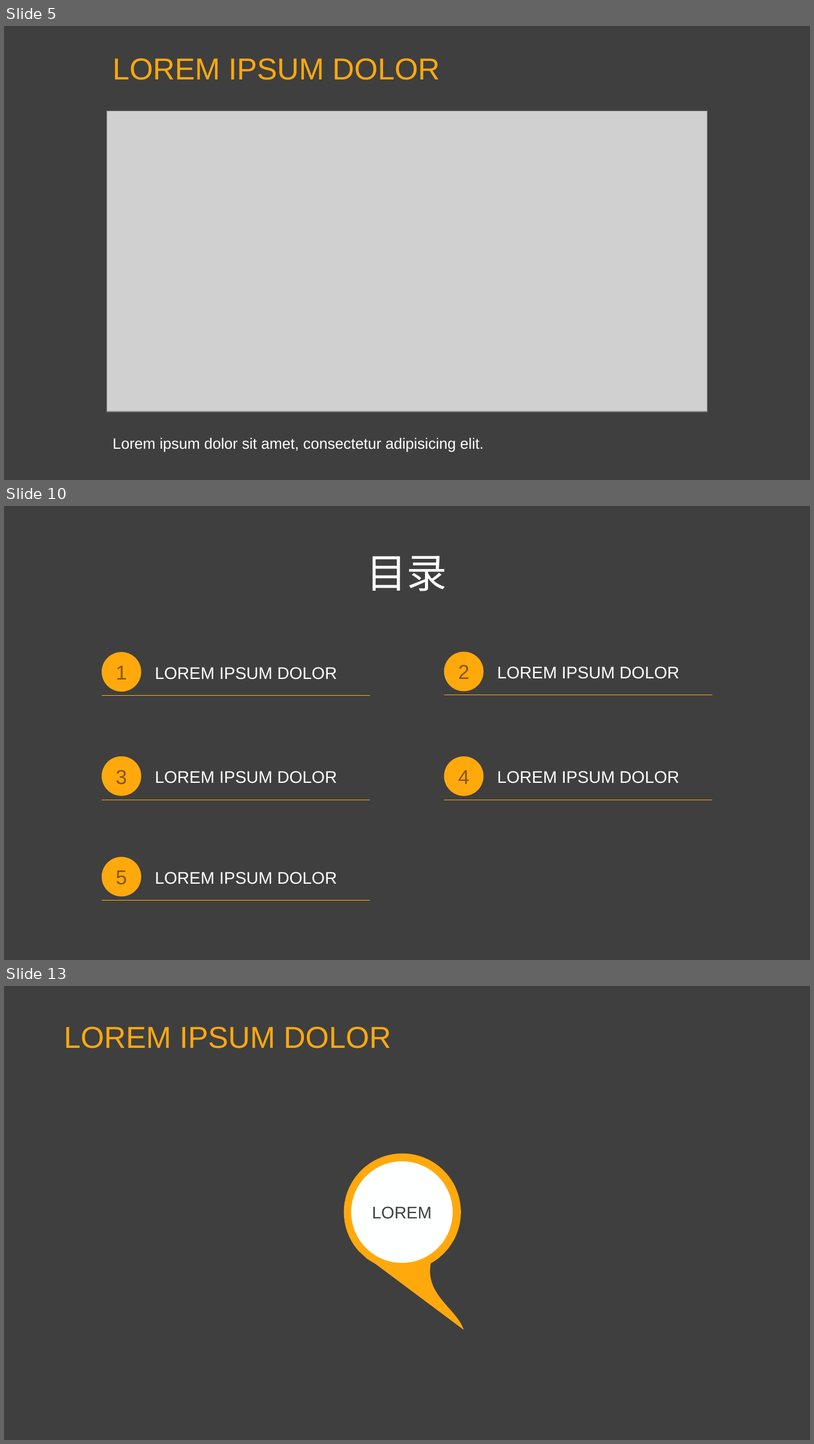
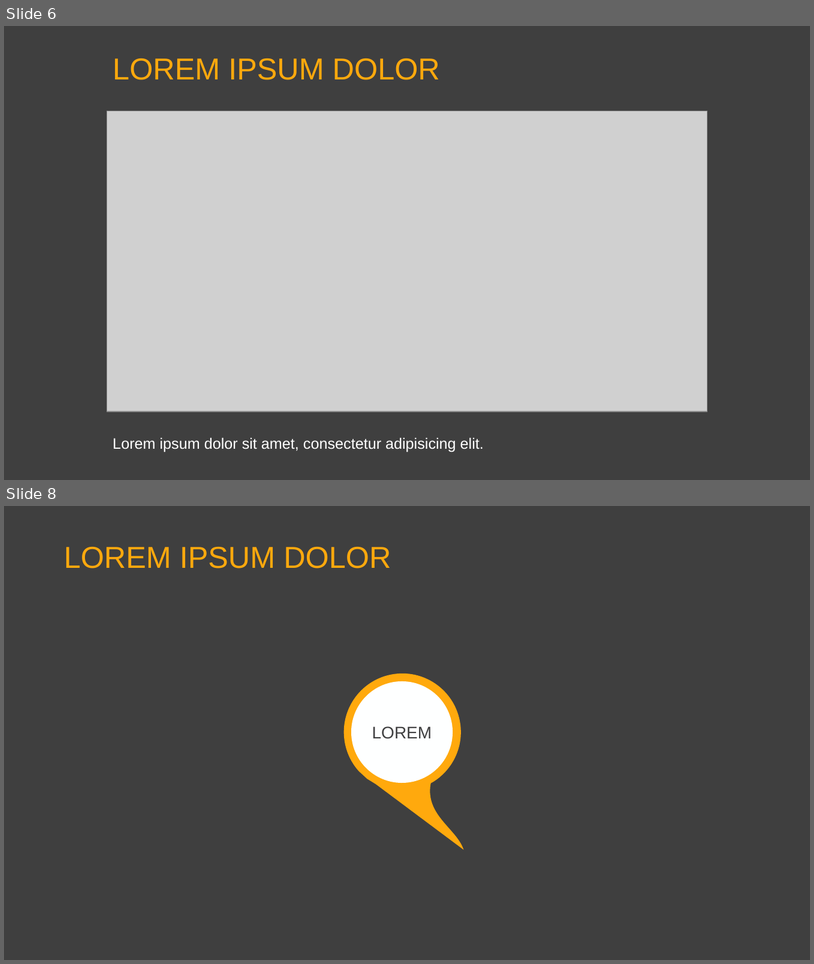
Before and after one commit to bigDataMLProject/Shrimp_hust, a slide deck: Shrimp_hust.pptx. Shown one above the other, each under a label of ours: slides 5, 10 and 13 before the commit, slides 6 and 8 after it; the slides between them are not shown. The pictures are 814x1444 and 814x964 pixels, drawn with LibreOffice and Linux fonts; fonts in the diff are those of the drawing; grey boxes stand for pictures; background and template pictures are left out. Boxes give left, top, right and bottom in pixels: in the first picture for what was removed or moved away, otherwise in the second. Text is boxed around its words. In the diff, an @@ line names an element or a change of style, - is before the commit and + after.

```diff
--- a/Shrimp_hust.pptx
+++ b/Shrimp_hust.pptx
@@ slide 10 removed at (4,506,810,960), background picture (left out) @@
@@ text removed at (367,556,447,591) @@
-目录
@@ ellipse removed at (102,652,141,691) @@
-1
@@ text removed at (155,667,338,679) @@
-LOREM IPSUM DOLOR
@@ ellipse removed at (444,652,484,691) @@
-2
@@ text removed at (497,666,680,679) @@
-LOREM IPSUM DOLOR
@@ line removed from (102, 696) to (370, 696) @@
@@ line removed from (444, 695) to (713, 695) @@
@@ ellipse removed at (102,756,141,795) @@
-3
@@ ellipse removed at (444,756,484,796) @@
-4
@@ text removed at (155,771,338,783) @@
-LOREM IPSUM DOLOR
@@ text removed at (497,771,680,783) @@
-LOREM IPSUM DOLOR
@@ line removed from (102, 799) to (370, 799) @@
@@ line removed from (444, 799) to (713, 799) @@
@@ ellipse removed at (102,857,141,896) @@
-5
@@ text removed at (155,871,338,884) @@
-LOREM IPSUM DOLOR
@@ line removed from (102, 900) to (370, 900) @@
@@ what was slide 5 is now slide 6 @@
@@ what was slide 13 is now slide 8 @@
```
Also in this commit, not shown: 2 slides added, 6 other slides removed, 1 other file.
